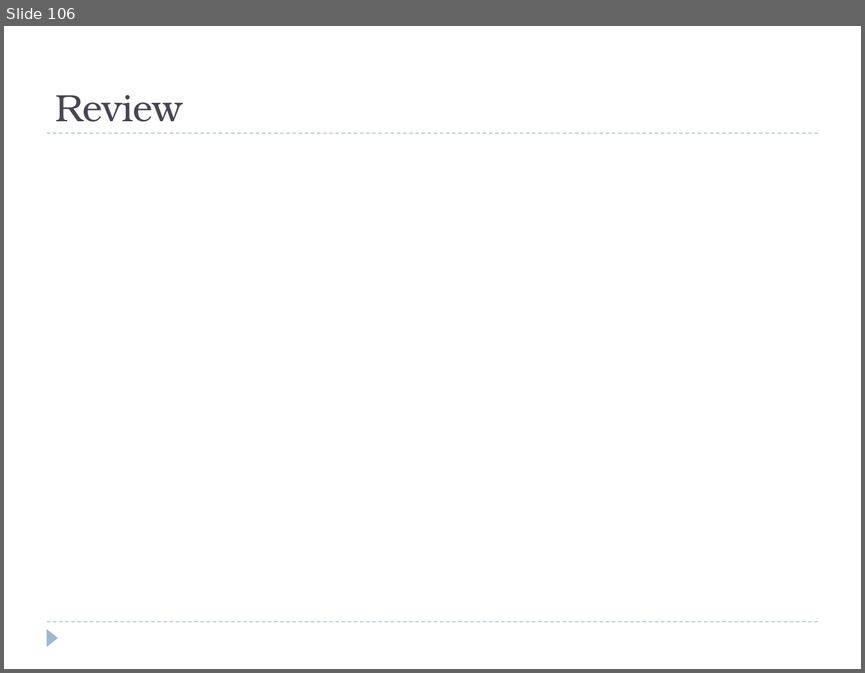
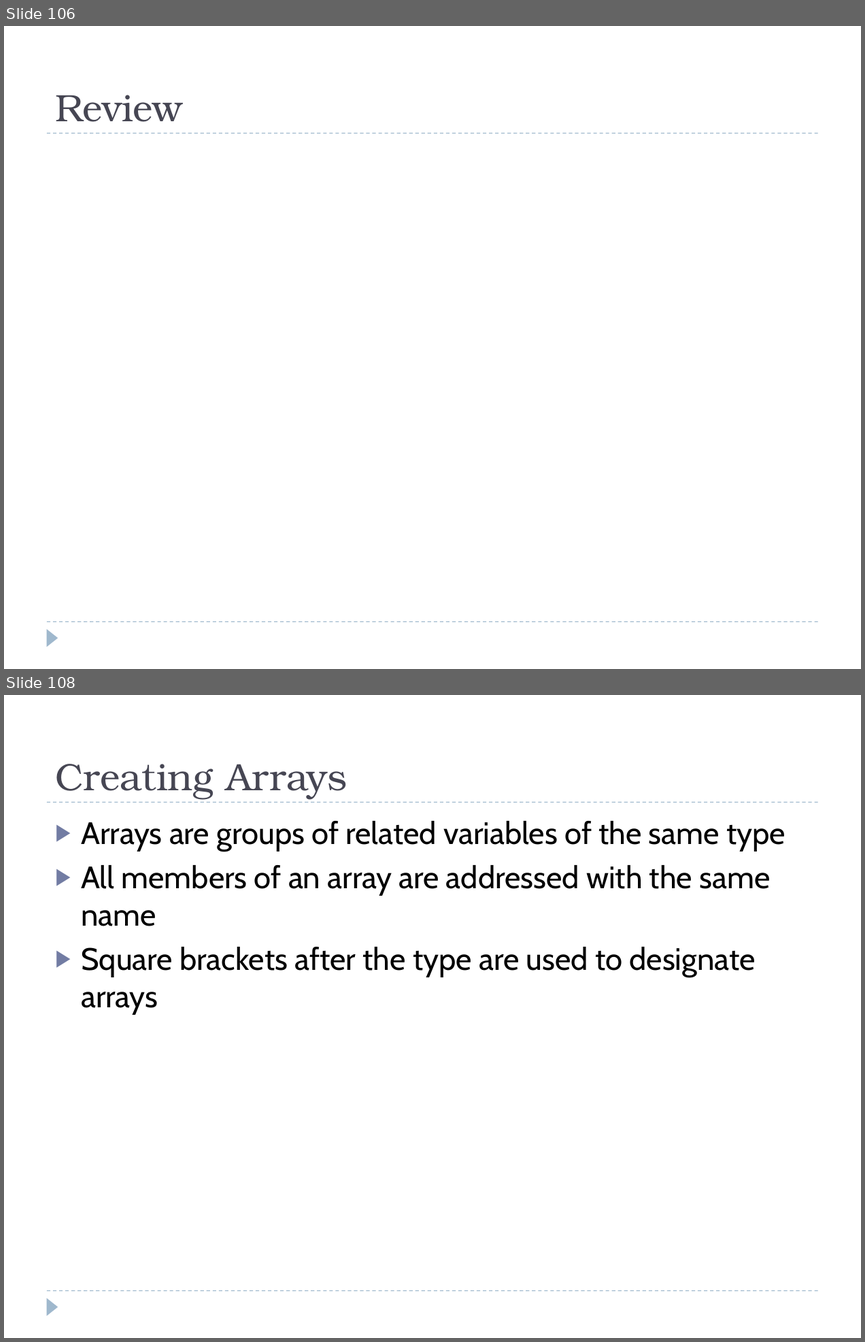
Before and after one commit to bcraig108/JavaClass_2013_Summer, a slide deck: Introduction to Java Programming.pptx. Shown one above the other, each under a label of ours: slide 106 before the commit, slides 106 and 108 after it; the slides between them are not shown. The pictures are 865x673 and 865x1342 pixels, drawn with LibreOffice and Linux fonts; fonts in the diff are those of the drawing; background and template pictures are left out. Boxes give left, top, right and bottom in pixels: in the first picture for what was removed or moved away, otherwise in the second. Text is boxed around its words. In the diff, an @@ line names an element or a change of style, - is before the commit and + after.

```diff
--- a/Introduction to Java Programming.pptx
+++ b/Introduction to Java Programming.pptx
@@ slide 108 added at <box>4,695,861,1338</box>, background #FFFFFF; not listed: 3 template elements that a slide beside it also shows @@
@@ title added at <box>55,764,347,799</box>, 32 pt, text #464653 @@
+Creating Arrays
@@ text added at <box>81,821,785,1014</box>, 26 pt, text #000000 @@
+▶ Arrays are groups of related variables of the same type
+▶ All members of an array are addressed with the same name
+▶ Square brackets after the type are used to designate arrays
```
Also in this commit, not shown: 1 slide changed, 6 other slides added, 1 other file.
